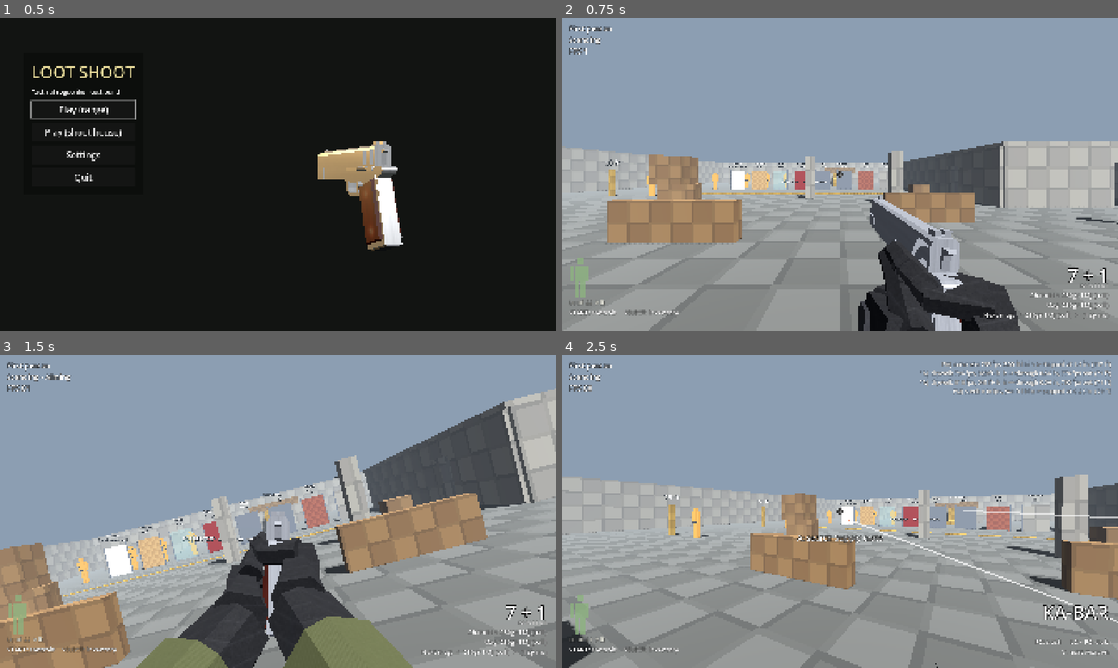
Above: before the commit, frames 1-4 (two rows, left to right).
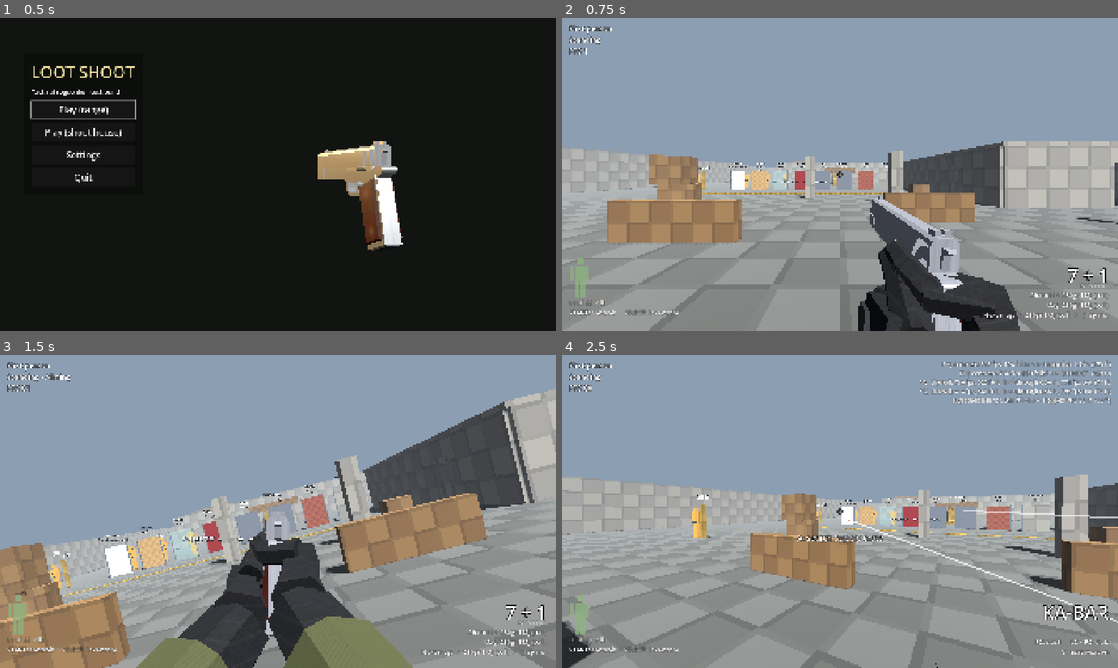
Above: after the commit, the same moments.

Repository: Beefnasty96/Loot-shoot-
Game: Godot game, scene res://scenes/main_menu.tscn
Same seed, same stepped clock (60 frames per second), same inputs: the game is played once before the commit and once after it.
Inputs (mouse positions are in pixels of both pictures, inside the frame that each line leads up to):
- Up to frame 1 (0.5 s): no input
- Up to frame 2 (0.75 s): click "Play (range)" at 0.5 s
- Up to frame 3 (1.5 s): tap Enter (ui_accept) at 1.25 s; move the mouse to (400, 495) at 1.27 s; hold E (lean_right) from 1.28 s (still down); hold Right mouse button (aim) from 1.28 s (still down)
- Up to frame 4 (2.5 s): tap Enter (ui_accept) at 1.52, 2.27 s; click (962, 495) at 1.55 s; move the mouse to (812, 511) at 2.02 s; release E (lean_right) at 2.03 s; release Right mouse button (aim) at 2.03 s; hold W (move_forward) from 2.03 s (still down); click (812, 511) at 2.1 s; tap 1 (switch_weapon) at 2.3 s

Frame 1 is identical in both runs. In frame 2, 0.6% of the frame differs, in the area x 3-100%, y 40-73%; in frame 3, 0.9%; in frame 4, 2.0%, in the area x 0-99%, y 2-100%.

Commit message:
100 yd range, STANAG magazine model, credit for the M4 model
- Range: five lanes from one firing line (25 ft, 25 / 50 / 75 / 100 yd) on a
  strip that runs out of the yard's north-west corner to a berm past 100 yd;
  lighter fog and longer shadow distance so the far targets are visible.
- STANAG: new low-poly USGI 30-round magazine (tools/blender/stanag_build.py)
  sized from a real mag and fitted to the M4's well; m4_import.py seats it in
  the rifle in place of the source magazine; dropped mags show the model.
- Credits: "M4A1 model - Beefnasty96".
- rifle_556_test: checks the 100 yd lane and a 100 yd aimed group.
- shoot_house_test: occupants are frozen so none opens the front door
  mid-test (it was flaky).

Co-Authored-By: Claude Opus 5.5 <noreply@anthropic.com>
Claude-Session: https://claude.ai/code/session_01QXqqGyHiPX8ozsMC328raT

Diff:
--- a/assets/weapons/m4a1/m4_dims.json
+++ b/assets/weapons/m4a1/m4_dims.json
@@ -4,7 +4,7 @@
  "overall_length_in": 33.00000011451601,
  "overall_length_retracted_in": 29.750000114516013,
  "barrel_in": 14.499999999999998,
- "height_with_mag_in": 10.102859104242851,
+ "height_with_mag_in": 10.269887041388534,
  "height_no_mag_in": 8.452127826964762,
  "height_flattop_no_mag_in": 8.452127826964762,
  "width_in": 2.49873267442692,
@@ -46,14 +46,14 @@
  ],
  "magazine": [
   [
-   -0.013169840909540653,
-   -0.058795154094696045,
-   -0.18663035333156586
+   -0.012700000777840614,
+   -0.058373771607875824,
+   -0.19087286293506622
   ],
   [
-   0.011984569951891899,
-   0.02389826811850071,
-   -0.009159907698631287
+   0.012700000777840614,
+   0.02175324037671089,
+   -0.0070899417623877525
   ]
  ],
  "selector": [
--- a/scripts/inventory/item_db.gd
+++ b/scripts/inventory/item_db.gd
@@ -55,6 +55,7 @@
 	stanag.mag_capacity = 30
 	stanag.caliber = "5.56 NATO"
 	stanag.mag_family = "stanag"
+	stanag.scene_path = "res://assets/weapons/stanag/stanag.glb"
 	# Weapons and attachments come from WeaponDB. Weight here is the bare weapon/part;
 	# InvItem.weight() adds everything mounted on it.
 	for wid: String in WeaponDB.WEAPONS:
--- a/scripts/inventory/world_item.gd
+++ b/scripts/inventory/world_item.gd
@@ -28,16 +28,17 @@
 func _ready() -> void:
 	add_to_group("interactable")
 	add_to_group("world_item")
-	if item.def.is_weapon() and item.def.scene_path != "" and ResourceLoader.exists(item.def.scene_path):
-		# Guns and knives lie on the floor as themselves, parts and all.
+	if (item.def.is_weapon() or item.def.is_mag()) and item.def.scene_path != "" and ResourceLoader.exists(item.def.scene_path):
+		# Guns, knives and magazines that have a model lie on the floor as themselves, parts and all.
 		var m: Node3D = (load(item.def.scene_path) as PackedScene).instantiate()
 		add_child(m)
-		WeaponDB.assemble(item, m)
+		if item.def.is_weapon():
+			WeaponDB.assemble(item, m)
 		# On its side. A knife's handle is modelled on the pistol-grip line: lay that flat first.
 		var flat := Basis(Vector3.RIGHT, deg_to_rad(-72.0)) if item.def.weapon_kind == "knife" else Basis()
 		m.basis = Basis(Vector3.FORWARD, PI / 2.0) * flat
 		var long_gun := item.def.weapon_kind == "rifle"
-		m.position.y = 0.022 if long_gun else 0.015   # the stock is the widest part
+		m.position.y = 0.022 if long_gun else (0.013 if item.def.is_mag() else 0.015)   # the stock is the widest part
 		_ring(0.45 if long_gun else 0.22)
 		return
 	_sprite = Sprite3D.new()
--- a/scripts/shooting_range.gd
+++ b/scripts/shooting_range.gd
@@ -1,6 +1,7 @@
 extends Node3D
-## Grey-box shooting range, built in code: open yard with cover, a firing lane with
-## distance markers, a two-room building with a roof, and stairs to a platform.
+## Grey-box shooting range, built in code: open yard with cover, a 100 yd range
+## (five lanes: 25 ft, 25 / 50 / 75 / 100 yd) running out of the yard's north-west
+## corner, a two-room building with a roof, and stairs to a platform.
 ## Everything sits on a 1 m checker grid so distances are easy to judge.
 
 const WALL_T := 0.3
@@ -116,7 +117,7 @@
 	env.tonemap_mode = Environment.TONE_MAPPER_LINEAR
 	env.fog_enabled = true
 	env.fog_light_color = Color(0.55, 0.62, 0.70)
-	env.fog_density = 0.006
+	env.fog_density = 0.004    # thin enough to see the 100 yd target
 	var we := WorldEnvironment.new()
 	we.environment = env
 	add_child(we)
@@ -125,17 +126,18 @@
 	sun.rotation_degrees = Vector3(-52, 35, 0)
 	sun.light_energy = 1.1
 	sun.shadow_enabled = true
-	sun.directional_shadow_max_distance = 40.0
+	sun.directional_shadow_max_distance = 60.0
 	add_child(sun)
 
 
 func _build_yard() -> void:
 	# Ground and perimeter.
 	_box(Vector3(48, 1, 48), Vector3(0, -0.5, 0), _mat_floor)
-	_wall_x(-24, -24, 24, 4)
+	_wall_x(-24, LANE_X1, 24, 4)     # north wall, open where the range runs out
 	_wall_x(24, -24, 24, 4)
 	_wall_z(-24, -24, 24, 4)
 	_wall_z(24, -24, 24, 4)
+	_build_range_extension()
 
 	# Cover near spawn: low walls (crouch behind) and crates (stand behind).
 	_box(Vector3(3, 1.0, 0.4), Vector3(-4, 0.5, 13), _mat_cover)
@@ -149,16 +151,39 @@
 	_label("SPAWN", Vector3(0, 2.5, 21), 72)
 
 
+## The range: a strip x LANE_X0..LANE_X1 from the yard out to a berm past 100 yd.
+const LANE_X0 := -24.0
+const LANE_X1 := -13.0
+const FIRING_LINE_Z := 18.0
+const RANGE_END_Z := -84.0
+## Lanes from the yard side out: [x, distance label, metres from the line].
+const LANES := [
+	[-14.0, "25 ft", 7.62], [-16.0, "25 yd", 22.86], [-18.0, "50 yd", 45.72], [-20.0, "75 yd", 68.58], [-22.0, "100 yd", 91.44],
+]
+
+
+func _build_range_extension() -> void:
+	# Ground and walls for the part of the range beyond the yard.
+	var length_m := -24.0 - RANGE_END_Z
+	var mid := (-24.0 + RANGE_END_Z) / 2.0
+	_box(Vector3(LANE_X1 - LANE_X0, 1, length_m), Vector3((LANE_X0 + LANE_X1) / 2.0, -0.5, mid), _mat_floor)
+	_wall_z(LANE_X0, RANGE_END_Z, -24, 4)
+	_wall_z(LANE_X1, RANGE_END_Z, -24, 4)
+	# Backstop berm (tall, so high shots don't leave the range).
+	_box(Vector3(LANE_X1 - LANE_X0, 8, 2.0), Vector3((LANE_X0 + LANE_X1) / 2.0, 4.0, RANGE_END_Z + 1.0), _mat_cover, Vector3.ZERO, "concrete")
+
+
 func _build_lane() -> void:
-	# Firing lane down the west side: posts at 25 / 50 / 75 ft from the line at z = 18.
-	_box(Vector3(6, 0.05, 0.2), Vector3(-14, 0.03, 18), _mat_accent)  # firing line
-	_label("FIRING LINE", Vector3(-14, 1.2, 18.5), 64)
-	for ft: int in [25, 50, 75]:
-		var z: float = 18.0 - ft * Units.FT_TO_M
-		_box(Vector3(0.25, 2.0, 0.25), Vector3(-17, 1.0, z), _mat_accent)
-		_label("%d ft" % ft, Vector3(-17, 2.5, z))
-	# Backstop.
-	_box(Vector3(8, 3, 0.6), Vector3(-14, 1.5, -15), _mat_wall)
+	# Five lanes from one firing line: a post and a sign beside each target.
+	_box(Vector3(LANE_X1 - LANE_X0 - 1.0, 0.05, 0.2), Vector3((LANE_X0 + LANE_X1) / 2.0, 0.03, FIRING_LINE_Z), _mat_accent)
+	_label("FIRING LINE - 100 YD RANGE", Vector3((LANE_X0 + LANE_X1) / 2.0, 3.4, FIRING_LINE_Z - 1.5), 48)
+	for lane: Array in LANES:
+		var x: float = lane[0]
+		var z: float = FIRING_LINE_Z - float(lane[2])
+		_box(Vector3(0.08, 0.05, 0.4), Vector3(x, 0.03, FIRING_LINE_Z - 0.3), _mat_accent)   # lane mark on the line
+		_label(lane[1], Vector3(x, 0.35, FIRING_LINE_Z - 1.2), 24)
+		_box(Vector3(0.2, 2.0, 0.2), Vector3(x + 0.75, 1.0, z), _mat_accent)
+		_label(lane[1], Vector3(x + 0.75, 2.4, z), int(clampf(48.0 + float(lane[2]) * 2.2, 48.0, 260.0)))
 
 
 func _build_house() -> void:
@@ -277,10 +302,10 @@
 
 
 func _build_dummies() -> void:
-	# Firing lane: 25 / 50 / 75 ft.
-	for ft: int in [25, 50, 75]:
+	# One target per lane: 25 ft, 25 / 50 / 75 / 100 yd.
+	for lane: Array in LANES:
 		var dummy := TargetDummy.new()
-		dummy.position = Vector3(-14.0, 0.0, 18.0 - ft * Units.FT_TO_M)
+		dummy.position = Vector3(lane[0], 0.0, FIRING_LINE_Z - float(lane[2]))
 		add_child(dummy)
 	# Inside the house, behind the drywall partition: shoot it from the front room.
 	var hidden := TargetDummy.new()
--- a/scripts/ui/main_menu.gd
+++ b/scripts/ui/main_menu.gd
@@ -9,6 +9,7 @@
 	["LOOT SHOOT", ""],
 	["Game design", "Beefnasty96"],
 	["Human base model", "Beefnasty96"],
+	["M4A1 model", "Beefnasty96"],
 	["Code, weapons, gear, textures, sounds", "Built with Claude (Anthropic)"],
 	["Engine", "Godot Engine 4.7 (MIT license)"],
 	["Ballistics references", "Published factory data and 10% gel tests"],
--- a/tools/tests/rifle_556_test.gd
+++ b/tools/tests/rifle_556_test.gd
@@ -14,6 +14,7 @@
 var p
 var shots := 0
 var wall_hits: Array = []
+var far_hits: Array = []
 
 
 func check(cond: bool, what: String) -> void:
@@ -237,18 +238,45 @@
 		for d in dys:
 			mean += d / dys.size()
 		check(dys.size() == 6 and absf(mean) < 12.0, "zeroed at 50 yd: the group centres on the front post (mean %+.1f cm)" % mean)
+		# The 100 yd lane: five lanes, the last target 100 yd out.
+		check(rs.LANES.size() == 5 and absf(float(rs.LANES[4][2]) - 91.44) < 0.01, "the range is 100 yd: lanes at 25 ft and 25 / 50 / 75 / 100 yd")
+		p.global_position = Vector3(-22.0, 0.05, 18.0)
+		p.rotation = Vector3.ZERO
+		p._recoil_recover = 0.0
+		wall_hits.clear()
+		far_hits.clear()
+	if f >= 824 and f < 824 + 4 * 30:
+		var k := (f - 824) % 30
+		if k == 0:
+			var eye: float = p.fp_camera.global_position.y
+			p.rotation = Vector3.ZERO
+			p.pitch = rad_to_deg(atan2(1.30 - eye, 91.44))
+			p._recoil_recover = 0.0
+		if k == 2:
+			Input.action_press("fire")
+		if k == 4:
+			Input.action_release("fire")
+	if f == 824 + 4 * 30 + 20:
+		# The dummy goes over after the first hit; the rest carry on into the berm.
+		var first: Dictionary = far_hits[0] if not far_hits.is_empty() else {}
+		var spread := 0.0
+		for h in far_hits:
+			spread = maxf(spread, Vector2(h.position.x + 22.0, h.position.y - 1.30).length())
+		print("100 yd: first hit %s, all within %.1f in of the aim point" % [first.get("zone", "-"), spread / 0.0254])
+		check(first.get("zone", "") in ["thorax", "stomach"], "first aimed shot hits the 100 yd target in the body")
+		check(spread < 0.2, "and the group stays within 8 in at 100 yd (%.1f in)" % (spread / 0.0254))
 		Input.action_release("aim")
 		p.view = 1
 		p._apply_view()
-	if f == 830:
+	if f == 824 + 4 * 30 + 30:
 		check(p.character.pose_mode == 3, "third person: rifle hold (right hand on the grip, left under the rail)")
 		var lh: Vector3 = p.character.grip_left.global_position
 		var rh: Vector3 = p.character.grip_right.global_position
 		check(lh.distance_to(rh) > 0.25, "hands are apart along the rifle (%.2f m)" % lh.distance_to(rh))
 		Input.action_press("switch_weapon")
-	if f == 834:
+	if f == 824 + 4 * 30 + 34:
 		Input.action_release("switch_weapon")
-	if f == 838:
+	if f == 824 + 4 * 30 + 38:
 		check(p.active_weapon == "pistol" and p.character.pose_mode == 1, "tap Y: on to the 1911")
 		print("%d failure(s)" % fails)
 		quit(1 if fails else 0)
@@ -258,6 +286,9 @@
 func _on_impact(i: Dictionary) -> void:
 	if i.material == "test_wall":
 		wall_hits.append(i)
+	elif i.position.z < -70.0:
+		far_hits.append(i)
+		return
 	elif f > 640:
 		print("  stray impact: %s at %s" % [i.material, i.position])
 
--- a/tools/tests/shoot_house_test.gd
+++ b/tools/tests/shoot_house_test.gd
@@ -44,6 +44,10 @@
 			if d.label == "front door":
 				front = d
 		check(front != null and not front.is_open, "the front door starts closed")
+		# This test is about the building: keep the occupants still so none of them
+		# walks through the front door while we check it (enemy_ai_test covers them).
+		for e in get_nodes_in_group("enemy"):
+			e.process_mode = Node.PROCESS_MODE_DISABLED
 		# Open it from the street side.
 		front.use(rs.player)
 		# Interior wall: from the hallway into bedroom 3 (2x4 + drywall).
Binary file changed: assets/icons/carry_m4.png
Binary file changed: assets/icons/fh_a2.png
Binary file changed: assets/icons/m4a1.png
Binary file changed: assets/icons/mag_stanag.png
Binary file changed: assets/icons/rail_m4_quad.png
Binary file changed: assets/icons/stock_m4_6pos.png
Binary file changed: assets/weapons/m4a1/m4a1.glb
Not shown, changed: assets/weapons/m4a1/m4a1.glb.import
Binary file added: assets/weapons/m4a1/m4a1_stanag_body.png
Not shown, added: assets/weapons/m4a1/m4a1_stanag_body.png.import
Binary file added: assets/weapons/stanag/stanag.glb
Not shown, added: assets/weapons/stanag/stanag.glb.import
(and 7 more such lines)
